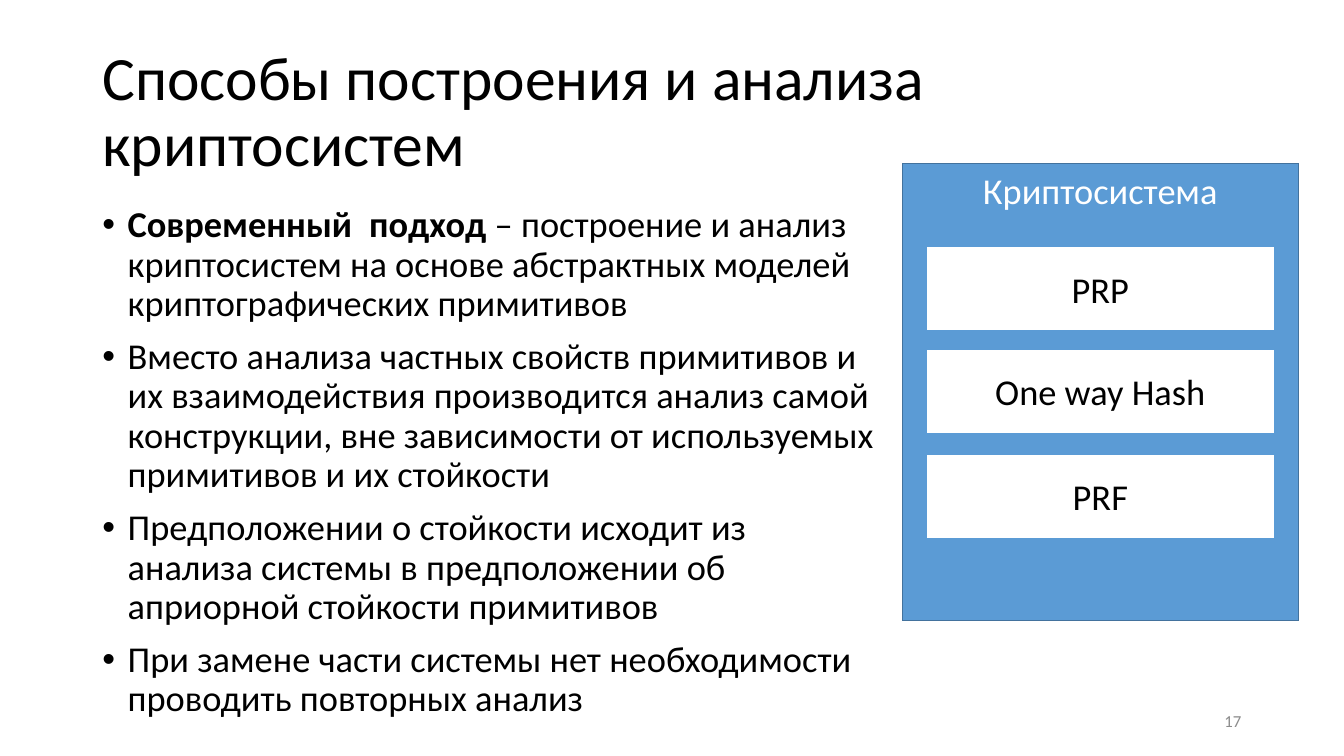
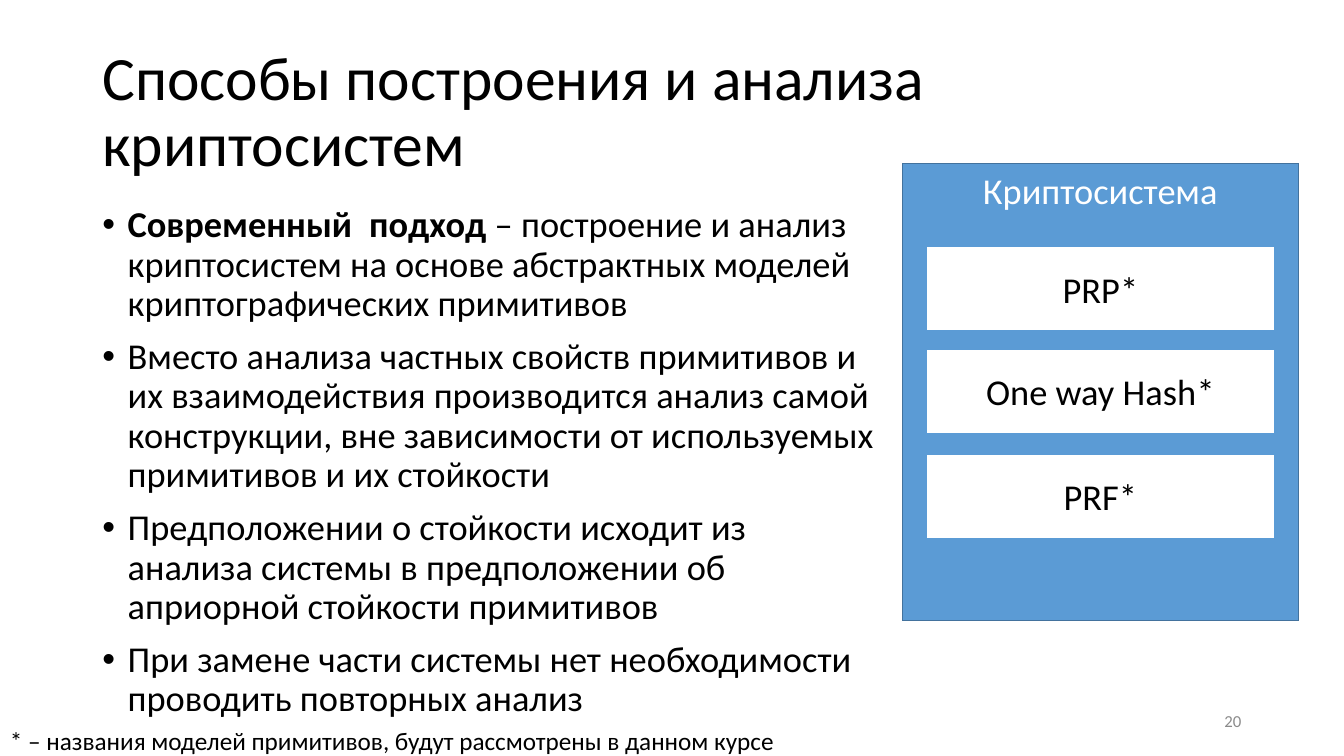
Before and after one commit to CryptoCourse/CryptoLectures, a slide deck: slide 20 of Lectures/Lecture1.pptx (slide 17 before the commit). Drawn at 1344x756 pixels with LibreOffice and Linux fonts; fonts in the diff are those of the drawing. Boxes give left, top, right and bottom in pixels: in the first picture for what was removed or moved away, otherwise in the second. Text is boxed around its words. In the diff, an @@ line names an element or a change of style, - is before the commit and + after.

```diff
--- a/Lectures/Lecture1.pptx
+++ b/Lectures/Lecture1.pptx
@@ text in rectangle at <box>1063,277,1139,303</box>: text changed @@
-PRP
+PRP*
@@ text in rectangle at <box>986,379,1215,411</box>: text changed @@
-One way Hash
+One way Hash*
@@ text in rectangle at <box>1064,484,1137,510</box>: text changed @@
-PRF
+PRF*
@@ page number at <box>1224,716,1241,727</box>: text changed @@
-17
+20
@@ text added at <box>46,733,773,754</box>, 18 pt, text #000000 @@
+* – названия моделей примитивов, будут рассмотрены в данном курсе
```
Also in this commit, not shown: 9 other slides changed, 13 slides added, 1 slide removed, 1 other file.
